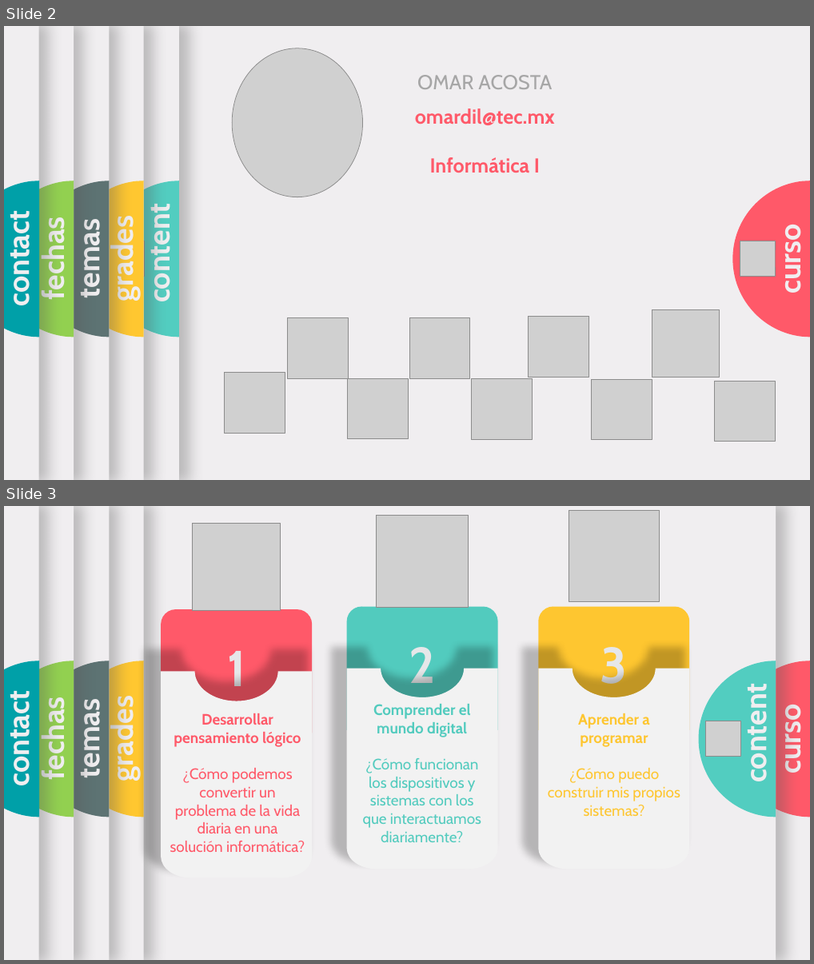
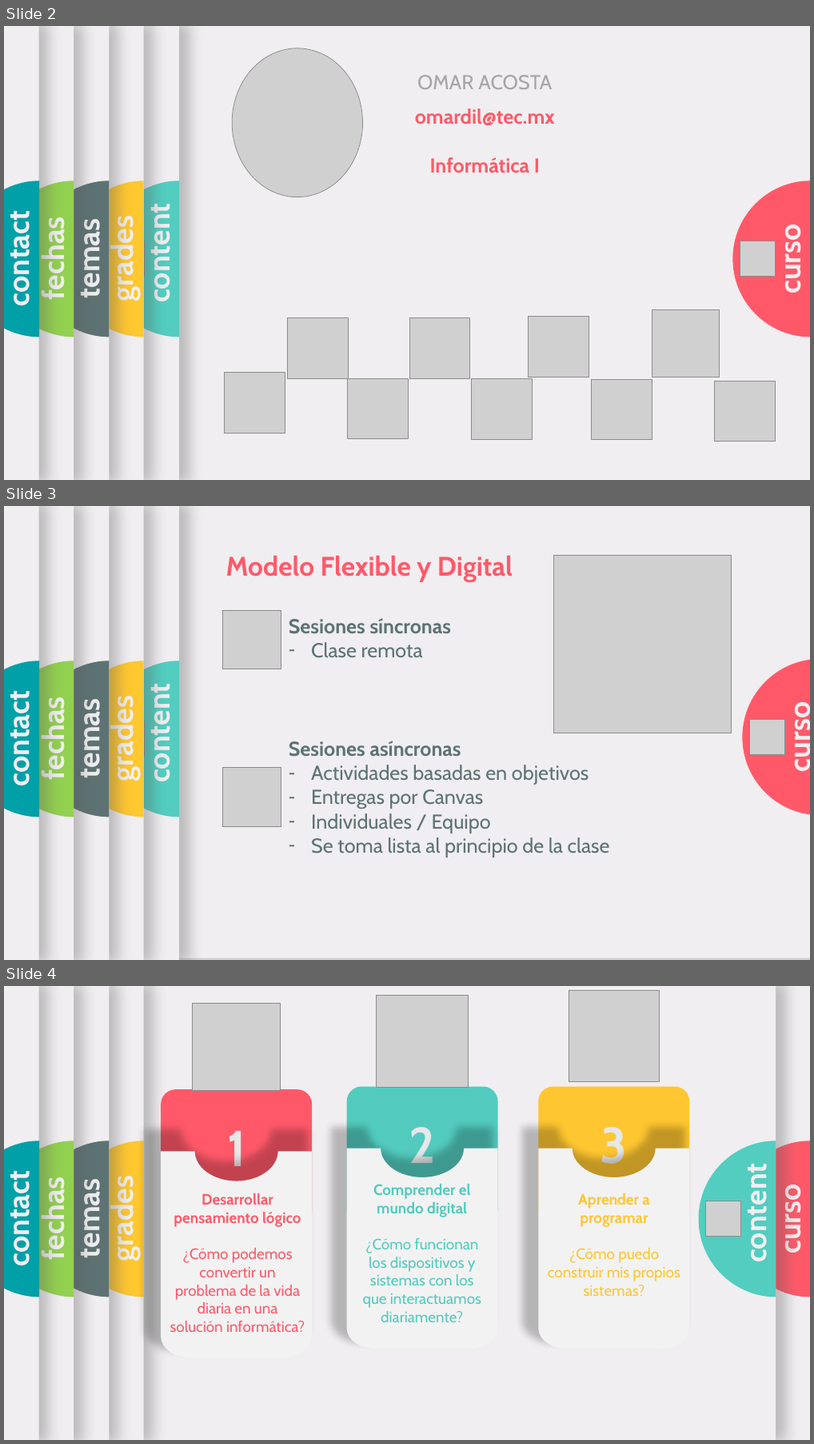
Before and after one commit to OMardil/INFO1, a slide deck: MOD00-Introduccion/01 Presentacion/MOD00_PPTX_Introduccion.pptx. Shown one above the other, each under a label of ours: slides 2 and 3 before the commit, slides 2, 3 and 4 after it. The pictures are 814x964 and 814x1444 pixels, drawn with LibreOffice and Linux fonts; fonts in the diff are those of the drawing; grey boxes stand for pictures; background and template pictures are left out. Boxes give left, top, right and bottom in pixels: in the first picture for what was removed or moved away, otherwise in the second. Text is boxed around its words. In the diff, an @@ line names an element or a change of style, - is before the commit and + after.

```diff
--- a/MOD00-Introduccion/01 Presentacion/MOD00_PPTX_Introduccion.pptx
+++ b/MOD00-Introduccion/01 Presentacion/MOD00_PPTX_Introduccion.pptx
@@ slide 3 added at <box>4,506,810,960</box>, background #F0EEF0 @@
@@ rectangle added at <box>4,506,144,960</box>, fill #F0EEF0 @@
@@ rectangle added at <box>4,506,110,960</box>, fill #F0EEF0 @@
@@ rectangle added at <box>4,506,74,960</box>, fill #F0EEF0 @@
@@ rectangle added at <box>4,506,39,960</box>, fill #F0EEF0 @@
@@ text added at <box>226,556,513,582</box>, 32 pt, text #FF5969, bold @@
+Modelo Flexible y Digital
@@ picture added at <box>554,555,732,733</box> @@
@@ picture added at <box>223,610,282,668</box> @@
@@ text added at <box>289,618,452,658</box>, 24 pt, text #5D7373, bold @@
+Sesiones síncronas
+– Clase remota
@@ freeform shape added at <box>4,661,74,817</box>, fill #92D050 @@
@@ freeform shape added at <box>4,661,39,817</box>, fill #00A0A8 @@
@@ freeform shape added at <box>32,661,110,817</box>, fill #5D7373 @@
@@ freeform shape added at <box>66,661,144,817</box>, fill #FFC730 @@
@@ text added at <box>4,700,37,783</box>, 36 pt, text #F0EEF0, bold @@
+contact
@@ text added at <box>35,704,72,778</box>, 36 pt, text #F0EEF0, bold @@
+fechas
@@ text added at <box>70,706,107,776</box>, 36 pt, text #F0EEF0, bold @@
+temas
@@ text added at <box>104,704,141,779</box>, 36 pt, text #F0EEF0, bold @@
+grades
@@ group added at <box>4,506,179,960</box>: 1 rectangle, 1 freeform shape, 1 text, 1 picture @@
+content
@@ group added at <box>4,506,810,958</box>: 1 rectangle, 1 freeform shape, 1 text, 1 picture @@
+curso
@@ text added at <box>289,740,610,857</box>, 24 pt, text #5D7373 @@
+Sesiones asíncronas
+– Actividades basadas en objetivos
+– Entregas por Canvas
+– Individuales / Equipo
+– Se toma lista al principio de la clase
@@ picture added at <box>223,768,282,826</box> @@
@@ what was slide 3 is now slide 4 @@
```
Also in this commit, not shown: 2 slides changed, 3 other files.
